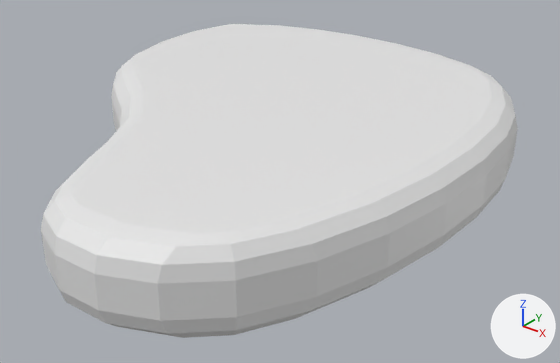
The FBX model Assets/Models/meat.fbx: old version first, new version second.
The view is the same before and after, from a 50 mm camera at (1.78, -2.03, 1.26) aimed at (0.15, 0.0, -0.01). Lighting does not change. The marker at lower right points along +X, +Y and +Z.

In view in the first picture: 'Meat'.
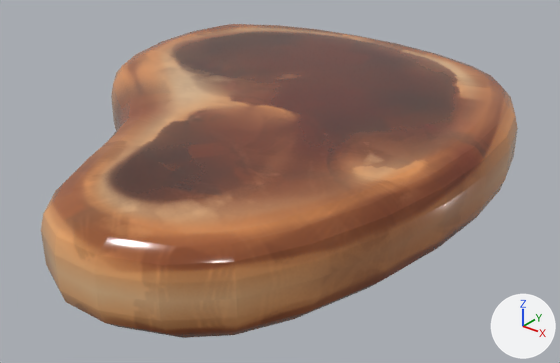
The newer file is also turned or shifted as a whole; pictures and numbers use the older file's frame.

Changed parts and their boxes (x1, y1, x2, y2) in the pictures (560 x 363 px):
'Meat', recoloured (white to brown): (41, 24, 518, 338) in both

What changed in the scene script:
```text
Add img_food_texture_png:
    img_food_texture_png = load_image('food_texture.png', '../Textures/Food/food_texture.png', 1024, 1024, 'sRGB')
Add mat_material_004:
    mat_material_004 = principled_material('Material.004')
    mat_material_004.texture = img_food_texture_png
    mat_material_004.roughness = 0.148
Change me_plane:
    where me_plane.from_pydata(...)  # 354 vertices, 352 faces; spans x -0.87..0.9, y -0.9..1.18, z 0.0..0.3
    add me_plane.materials.append(mat_material_004)  # picture img_food_texture_png
```
